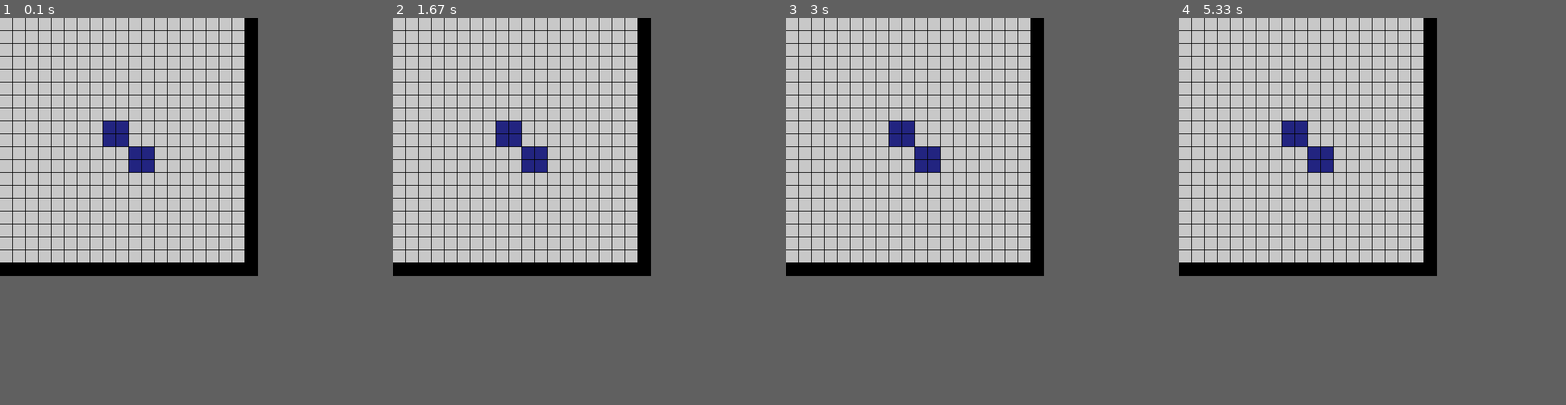
Above: before the commit, frames 1-4 (left to right).
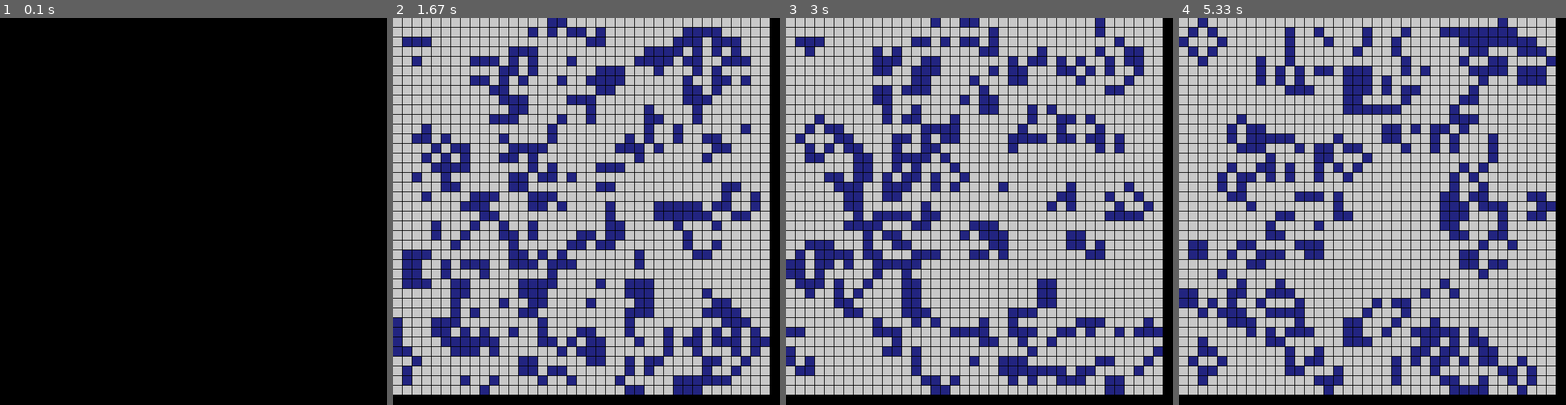
Above: after the commit, the same moments.

Repository: Tesfa-eth/Conways-Game-of-Life
Game: pygame game, started from conways_game_of_life_improved/game.py
Two runs of this game, one before a commit and one after it. Both use one fixed random seed, a clock stepped at 60 frames per second and the inputs below.
Inputs:
- Up to frame 1 (0.1 s): no input
- Up to frame 2 (1.67 s): no input
- Up to frame 3 (3 s): no input
- Up to frame 4 (5.33 s): no input
The window is 400x400 before the commit and 600x600 after it. Grey fills any space a smaller window leaves; there, only what the larger window draws over its background counts as a difference.

The runs differ from the first frame. In frame 1, 36% of the frame differs, in the area x 0-64%, y 0-64%; in frame 2, 41%, in the area x 0-100%, y 0-100%; in frame 3, 39%; in frame 4, 40%.

Commit message:
Update game.py
* added a timer so that the loop runs slowly and we can see what's actually going on
* you can now run on a random array and see what's happening on a bigger window

Diff:
--- a/conways_game_of_life_improved/game.py
+++ b/conways_game_of_life_improved/game.py
@@ -9,19 +9,18 @@
  black edge.
 """
 
-
 from os import name
 from numpy.core.defchararray import array
 import pygame
 import numpy as np
 
-from create_grids import starting_array, add_Glider, add_Blinker, add_beacon
+from create_grids import starting_array, add_Glider, add_Blinker, add_beacon, random_array
 
 BLUE = (34, 36, 128)
 WHITE = (200,200,200)
 BLACK = (0,0,0)
-WINDOW_HEIGHT = 400
-WINDOW_WIDTH = 400
+WINDOW_HEIGHT = 600
+WINDOW_WIDTH = 600
 col = WHITE
 padding = 6
 
@@ -93,21 +92,24 @@
     SCREEN = pygame.display.set_mode((WINDOW_WIDTH, WINDOW_HEIGHT))
     CLOCK = pygame.time.Clock()
     SCREEN.fill(BLACK)
+    import time
     while True:
         for event in pygame.event.get():
             if event.type == pygame.QUIT:
                 pygame.quit()
                 return
 
+        time.sleep(0.5)
         grid = update_grid(grid, WINDOW_HEIGHT//grid.shape[0]) # has to be both height and width
         pygame.display.update()
 
 
 def main():
-    array_start = starting_array((20,20))
+    #array_start = starting_array((20,20))
+    array_start = random_array(40,40)
     #add_Blinker(array_start.shape[0]//2 -2,array_start.shape[0]//2 -2, array_start)
     #add_Glider(array_start.shape[0]//2 -2,array_start.shape[0]//2 -2, array_start)
-    add_beacon(array_start.shape[0]//2 -2,array_start.shape[0]//2 -2, array_start)
+    #add_beacon(array_start.shape[0]//2 -2,array_start.shape[0]//2 -2, array_start)
 
     start_game(array_start)
 
